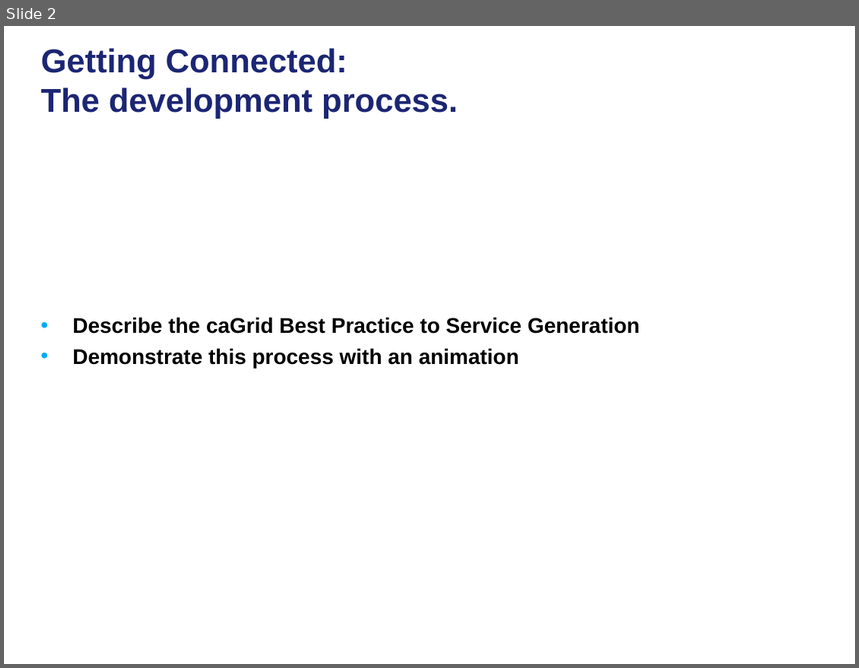
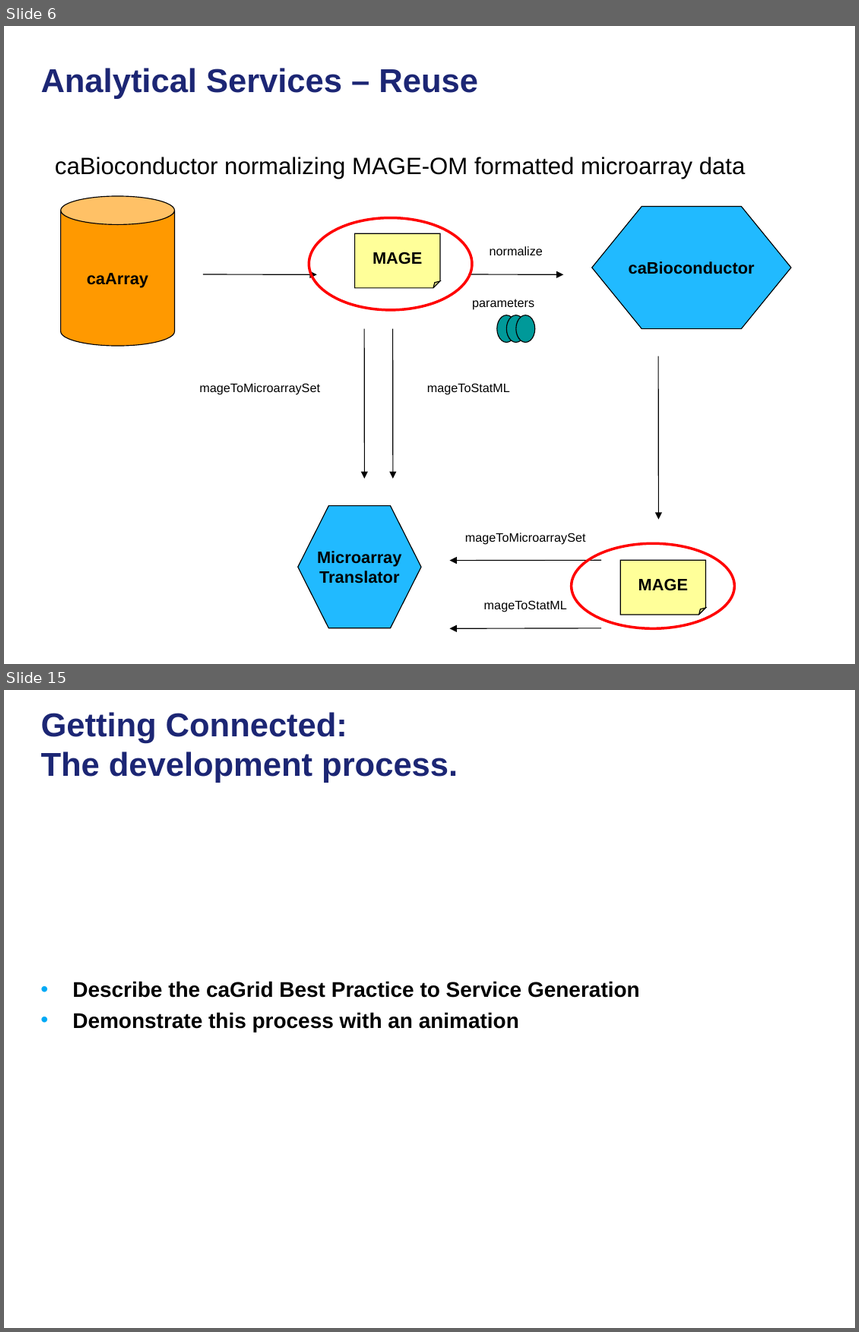
Before and after one commit to NCIP/cagrid-portal, a slide deck: cagrid-1-0/Documentation/presentations/200801_VCDE_ARCH/20080128_30_F2F_ASBP_Grid_BP.ppt. Shown one above the other, each under a label of ours: slide 2 before the commit, slides 6 and 15 after it; the slides between them are not shown. The pictures are 859x668 and 859x1332 pixels, drawn with LibreOffice and Linux fonts; fonts in the diff are those of the drawing; background and template pictures are left out. Boxes give left, top, right and bottom in pixels: in the first picture for what was removed or moved away, otherwise in the second. Text is boxed around its words. In the diff, an @@ line names an element or a change of style, - is before the commit and + after.

```diff
--- a/cagrid-1-0/Documentation/presentations/200801_VCDE_ARCH/20080128_30_F2F_ASBP_Grid_BP.ppt
+++ b/cagrid-1-0/Documentation/presentations/200801_VCDE_ARCH/20080128_30_F2F_ASBP_Grid_BP.ppt
@@ slide 6 added at (4,26,855,664), background picture (left out) @@
@@ title added at (41,68,478,99), 28 pt, text #1C2674, bold @@
+Analytical Services – Reuse
@@ text added at (55,157,746,179), 20 pt, text #000000 @@
+caBioconductor normalizing MAGE-OM formatted microarray data
@@ ellipse added at (309,218,472,310), outline #FF0000 2.24 pt @@
@@ group added at (61,196,791,629): 7 arrows, 6 texts, 3 ellipses, 2 folded corners, 2 hexagons, 1 cylinder @@
+caArray
+MAGE
+caBioconductor
+MAGE
+normalize
+Microarray
+Translator
+mageToMicroarraySet
+mageToStatML
+mageToMicroarraySet
+mageToStatML
+parameters
@@ ellipse added at (572,544,735,629), outline #FF0000 2.24 pt @@
@@ what was slide 2 is now slide 15 @@
```
Also in this commit, not shown: 5 slides changed, 19 other slides added.
